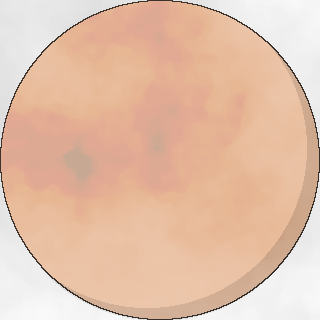
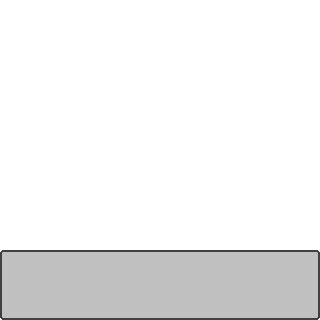
Two versions of the same layered image (320x320). Layer-by-layer changes:
hid "Layer #1" over [left=0, top=0, right=320, bottom=320]
added layer "Layer #4" above "Layer #3" over [left=0, top=250, right=320, bottom=320]
hid "Pasted Layer" over [left=40, top=41, right=320, bottom=320]
hid "Layer #2" over [left=0, top=0, right=320, bottom=320]
hid "Background copy" over [left=0, top=0, right=320, bottom=320]
